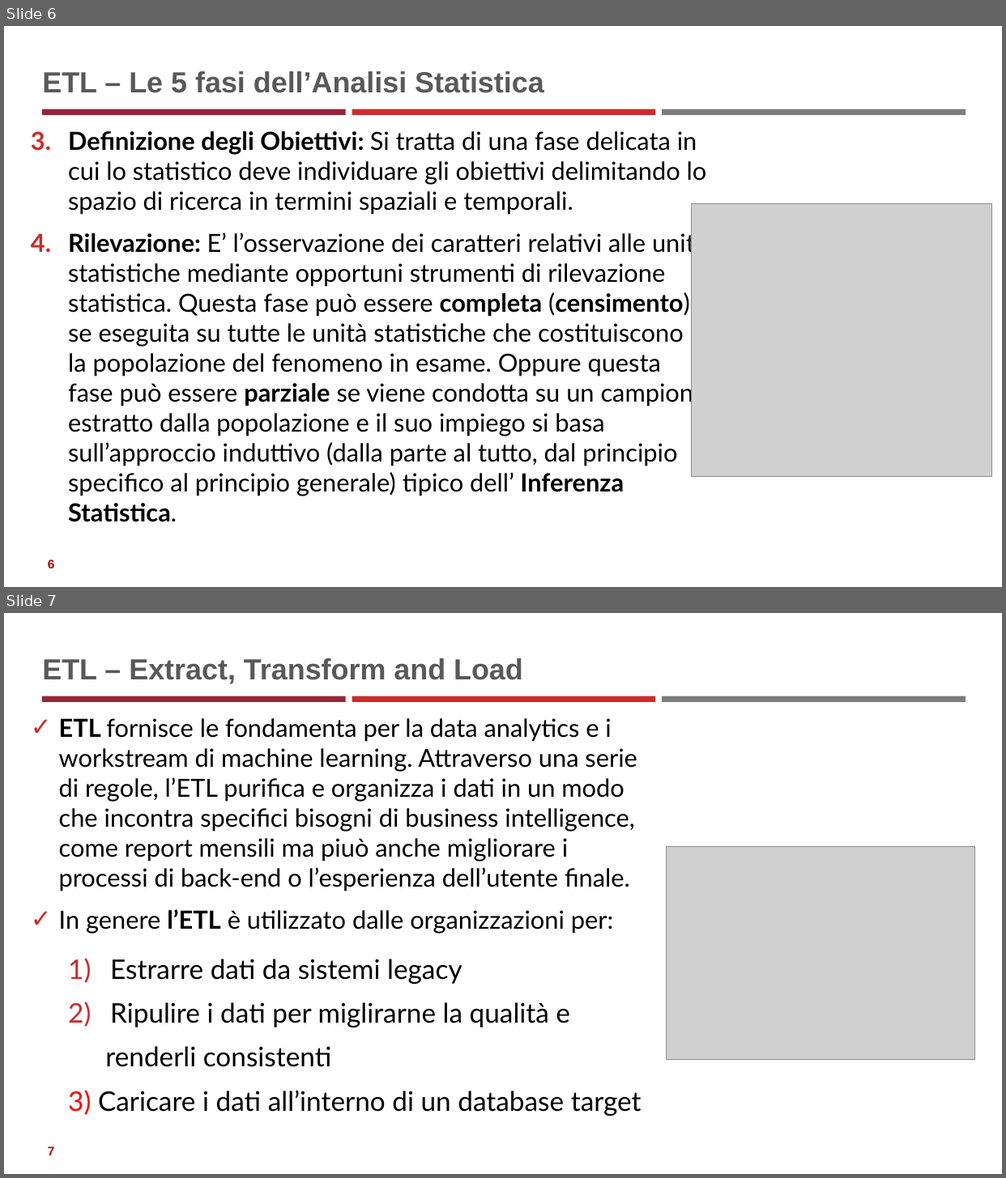
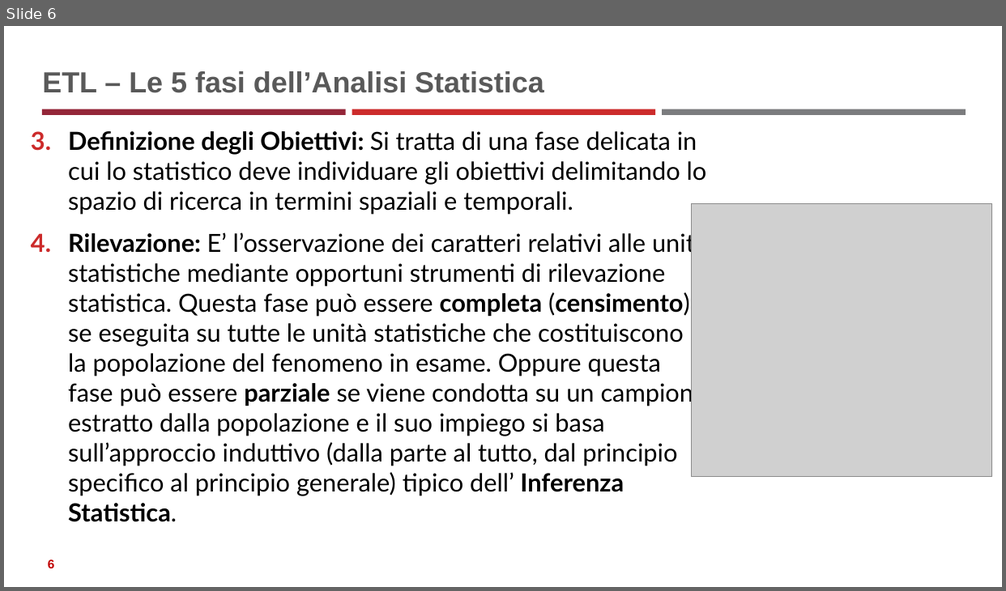
Before and after one commit to neural1977/data_science_interview_material, a slide deck: Statistics_ita.pptx. Shown one above the other, each under a label of ours: slides 6 and 7 before the commit, slide 6 after it. The pictures are 1006x1178 and 1006x591 pixels, drawn with LibreOffice and Linux fonts; fonts in the diff are those of the drawing; grey boxes stand for pictures. Boxes give left, top, right and bottom in pixels: in the first picture for what was removed or moved away, otherwise in the second. Text is boxed around its words. In the diff, an @@ line names an element or a change of style, - is before the commit and + after.

```diff
--- a/Statistics_ita.pptx
+++ b/Statistics_ita.pptx
@@ slide 7 removed at bbox=[4, 613, 1002, 1174], background #FFFFFF; not listed: 3 template elements that a slide beside it also shows @@
@@ title removed at bbox=[42, 658, 523, 684] @@
-ETL – Extract, Transform and Load
@@ text removed at bbox=[59, 718, 641, 1116] @@
-✓ ETL fornisce le fondamenta per la data analytics e i workstream di machine learning. Attraverso una serie di regole, l’ETL purifica e organizza i dati in un modo che incontra specifici bisogni di business intelligence, come report mensili ma piuò anche migliorare i processi di back-end o l’esperienza dell’utente finale.
-✓ In genere l’ETL è utilizzato dalle organizzazioni per:
-  1) Estrarre dati da sistemi legacy
-  2) Ripulire i dati per miglirarne la qualità e
-  renderli consistenti
-  3) Caricare i dati all’interno di un database target
@@ picture removed at bbox=[667, 847, 976, 1060] @@
@@ page number removed at bbox=[48, 1147, 55, 1156] @@
-7
```
Also in this commit, not shown: 1 slide added, 5 other slides removed, 5 other files.
